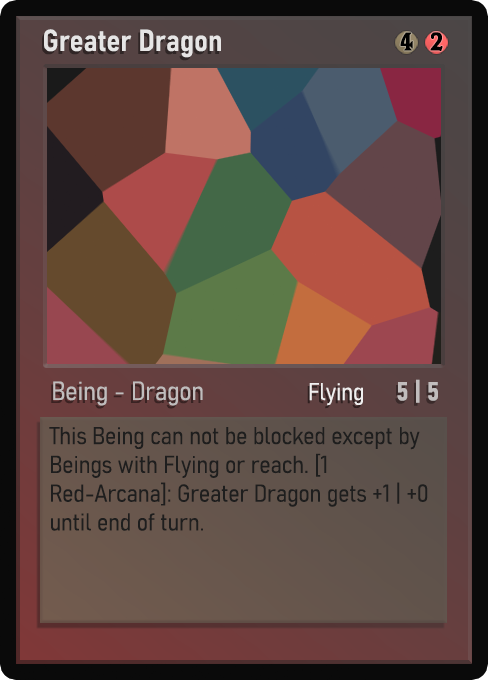
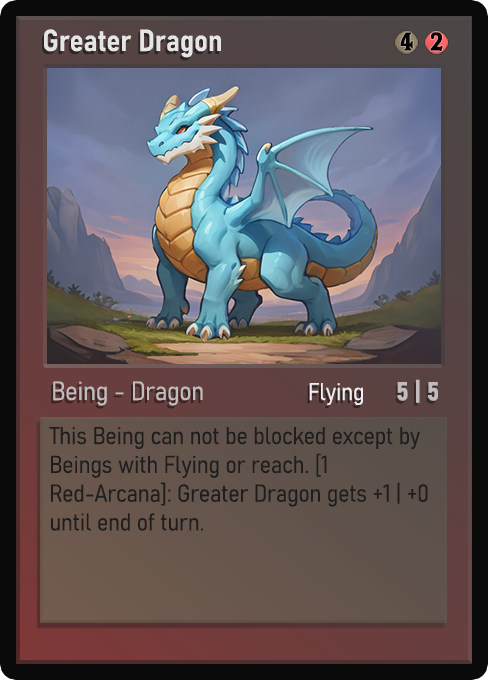
Revision of a layered 488px x 680px image; what changed, layer by layer:
painted on "Name" over [44, 30, 215, 57]
painted on "AtkDef" over [397, 382, 438, 401]
painted on "Class" over [53, 381, 197, 405]
painted on "Ability" over [328, 387, 363, 406]
painted on "Desc_norm" over [56, 427, 428, 531]
painted on "Artwork" over [47, 68, 441, 364]
